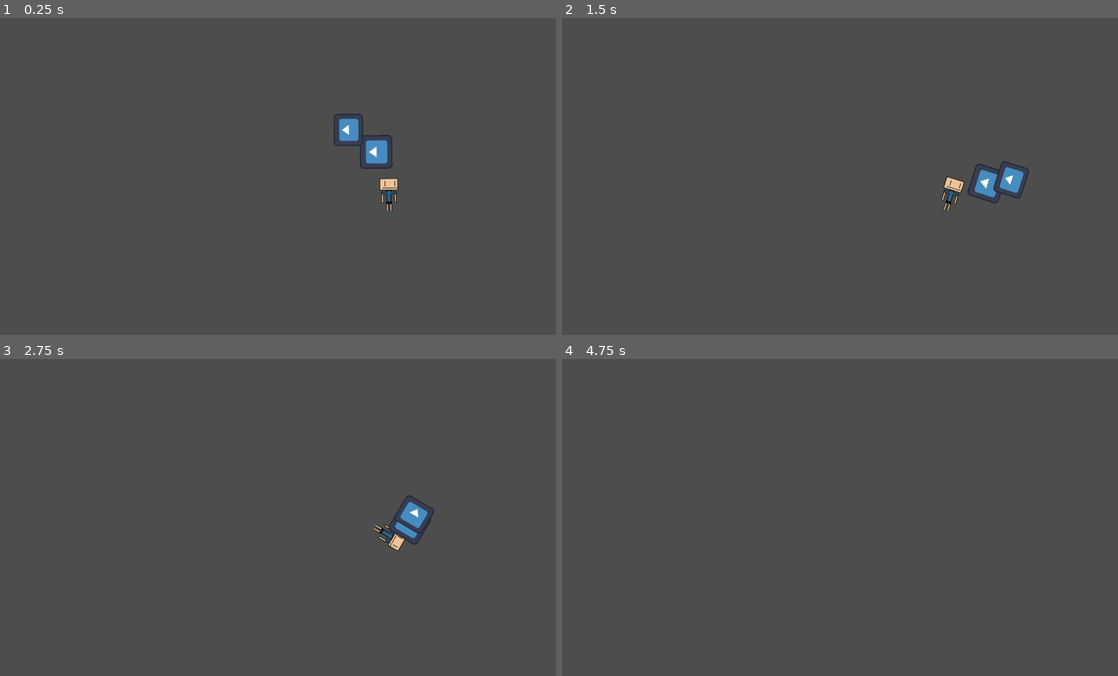
Above: before the commit, frames 1-4 (two rows, left to right).
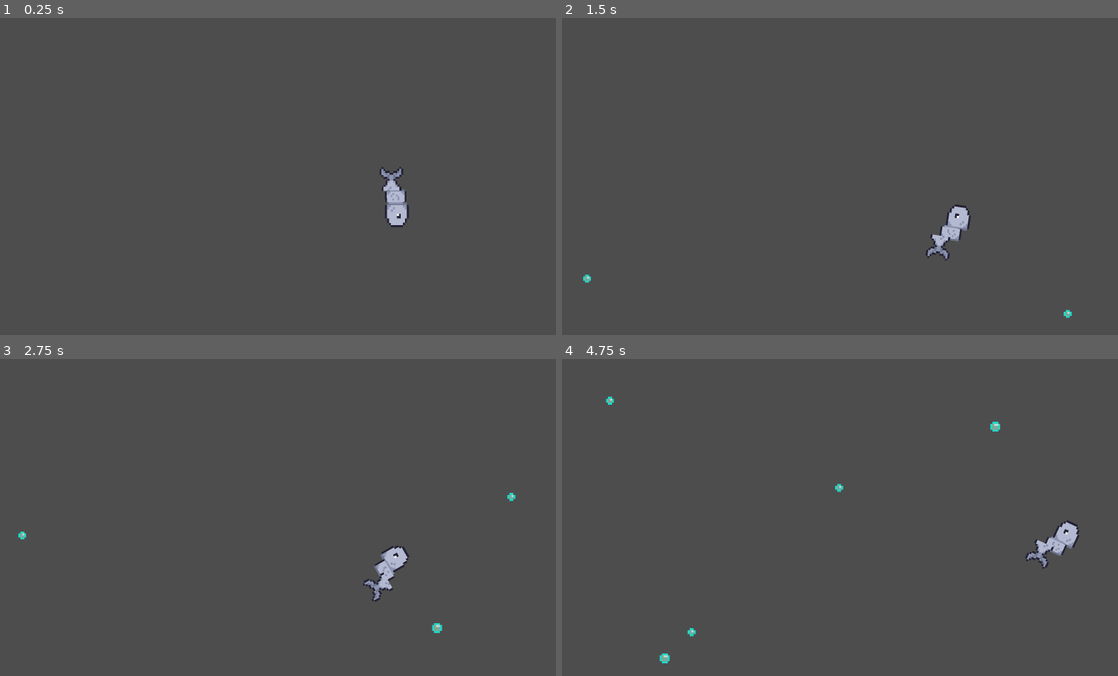
Above: after the commit, the same moments.

Repository: EduKMilke/projetos-aleat-rios
Game: Godot game, scene res://cenas/jogo.tscn
Same seed, same stepped clock (60 frames per second), same inputs: the game is played once before the commit and once after it. Before the commit the project starts from res://cenas/peixe.tscn. The engine's default icon, where the game draws it, is replaced by a stand-in: a white triangle on a blue panel in a dark square.
Inputs (mouse positions are in pixels of both pictures, inside the frame that each line leads up to):
- Up to frame 1 (0.25 s): no input
- Up to frame 2 (1.5 s): move the mouse to (967, 160) at 0.52 s; hold Right (ui_right) 0.53-1.28 s; click (967, 160) at 0.67 s; move the mouse to (728, 192) at 1.27 s; hold Left (ui_left) from 1.28 s (still down); click (728, 192) at 1.42 s
- Up to frame 3 (2.75 s): move the mouse to (339, 447) at 2.02 s; release Left (ui_left) at 2.03 s; hold Right (ui_right) from 2.03 s (still down); click (339, 447) at 2.17 s
- Up to frame 4 (4.75 s): move the mouse to (817, 580) at 2.77 s; release Right (ui_right) at 2.78 s; hold Up (ui_up) 2.78-3.53 s; click (817, 580) at 2.92 s; move the mouse to (1012, 565) at 3.52 s; hold Left (ui_left) from 3.53 s (still down); click (1012, 565) at 3.67 s; move the mouse to (673, 469) at 4.27 s; click (673, 469) at 4.42 s

The runs differ from the first frame. In frame 1, 1.4% of the frame differs, in the area x 60-74%, y 30-66%; in frame 2, 1.5%, in the area x 3-92%, y 45-95%; in frame 3, 1.3%; in frame 4, 0.8%.

Commit message:
atlz jogo do peixe

Diff:
--- a/whey/cenas/jogo.tscn
+++ b/whey/cenas/jogo.tscn
@@ -1,3 +1,11 @@
-[gd_scene format=3 uid="uid://dxba4lcggh5o7"]
+[gd_scene load_steps=3 format=3 uid="uid://dxba4lcggh5o7"]
+
+[ext_resource type="PackedScene" uid="uid://bqcwdol1b2sh4" path="res://obj/peixe.tscn" id="2_2afjo"]
+[ext_resource type="PackedScene" uid="uid://c1tlvj7cngrf7" path="res://obj/gera_bolha.tscn" id="2_32vai"]
 
 [node name="Jogo" type="Node2D"]
+
+[node name="Node2D" parent="." instance=ExtResource("2_2afjo")]
+position = Vector2(4, 11)
+
+[node name="Node2D2" parent="." instance=ExtResource("2_32vai")]
--- /dev/null
+++ b/whey/obj/boia.tscn
@@ -0,0 +1,28 @@
+[gd_scene load_steps=4 format=3 uid="uid://belc0qexoqnex"]
+
+[ext_resource type="Script" uid="uid://c28hn1vjxh83v" path="res://script/bolha.gd" id="2_vnsh1"]
+[ext_resource type="Texture2D" uid="uid://b6w60yind756u" path="res://assets/bolha/bolha1.png" id="3_ebq6l"]
+
+[sub_resource type="CircleShape2D" id="CircleShape2D_qd7x6"]
+radius = 6.0
+
+[node name="CharacterBody2D" type="CharacterBody2D"]
+position = Vector2(201, 93)
+collision_layer = 2
+collision_mask = 2
+script = ExtResource("2_vnsh1")
+
+[node name="Sprite2D" type="Sprite2D" parent="."]
+texture = ExtResource("3_ebq6l")
+
+[node name="Area2D" type="Area2D" parent="."]
+collision_layer = 2
+collision_mask = 2
+
+[node name="CollisionShape2D" type="CollisionShape2D" parent="Area2D"]
+shape = SubResource("CircleShape2D_qd7x6")
+
+[node name="CollisionShape2D" type="CollisionShape2D" parent="."]
+shape = SubResource("CircleShape2D_qd7x6")
+
+[connection signal="input_event" from="Area2D" to="." method="_on_area_2d_input_event"]
--- /dev/null
+++ b/whey/obj/gera_bolha.tscn
@@ -0,0 +1,6 @@
+[gd_scene load_steps=2 format=3 uid="uid://c1tlvj7cngrf7"]
+
+[ext_resource type="Script" uid="uid://6x6atisvhyaw" path="res://script/gera_bolha.gd" id="1_it8ma"]
+
+[node name="Node2D" type="Node2D"]
+script = ExtResource("1_it8ma")
--- a/whey/cenas/peixe.tscn
+++ b/whey/obj/peixe.tscn
@@ -1,9 +1,10 @@
-[gd_scene load_steps=6 format=3 uid="uid://bqcwdol1b2sh4"]
+[gd_scene load_steps=7 format=3 uid="uid://bqcwdol1b2sh4"]
 
-[ext_resource type="Script" uid="uid://dxq0ttts2o60c" path="res://script/peixe.gd" id="1_5gys2"]
-[ext_resource type="Script" uid="uid://drrl1jctso6q6" path="res://script/cabeca.gd" id="1_evbt0"]
-[ext_resource type="Texture2D" uid="uid://cndvsg0ksgikb" path="res://assets/player.png" id="2_5gys2"]
-[ext_resource type="Texture2D" uid="uid://y6s7gnbm20hw" path="res://icon.svg" id="4_b7efc"]
+[ext_resource type="Script" path="res://script/peixe.gd" id="1_5gys2"]
+[ext_resource type="Script" path="res://script/cabeca.gd" id="1_evbt0"]
+[ext_resource type="Texture2D" uid="uid://dt0wv88ne68wc" path="res://assets/pexe/pexe1.png" id="3_c42tw"]
+[ext_resource type="Texture2D" uid="uid://dxt8egl8q6ht0" path="res://assets/pexe/pexe2.png" id="4_2i2fb"]
+[ext_resource type="Texture2D" uid="uid://r1evwwqb1hkj" path="res://assets/pexe/pexe3.png" id="5_f0iud"]
 
 [sub_resource type="RectangleShape2D" id="RectangleShape2D_b7efc"]
 size = Vector2(18, 16)
@@ -13,16 +14,16 @@
 
 [node name="cabeca" type="CharacterBody2D" parent="."]
 position = Vector2(196, 89)
-rotation = -1.579921
+rotation = -1.57992
 script = ExtResource("1_evbt0")
 
 [node name="CollisionShape2D" type="CollisionShape2D" parent="cabeca"]
 shape = SubResource("RectangleShape2D_b7efc")
 
 [node name="Sprite2D" type="Sprite2D" parent="cabeca"]
-rotation = 1.5651722
-scale = Vector2(0.2925597, 0.25928992)
-texture = ExtResource("2_5gys2")
+rotation = 3.14159
+scale = Vector2(1.131, 1)
+texture = ExtResource("3_c42tw")
 
 [node name="meio" type="CharacterBody2D" parent="."]
 position = Vector2(174, 89)
@@ -33,8 +34,9 @@
 shape = SubResource("RectangleShape2D_b7efc")
 
 [node name="Sprite2D" type="Sprite2D" parent="meio"]
-scale = Vector2(0.13225637, 0.12848394)
-texture = ExtResource("4_b7efc")
+rotation = 3.14159
+scale = Vector2(0.9, 0.9)
+texture = ExtResource("4_2i2fb")
 
 [node name="fim" type="CharacterBody2D" parent="."]
 position = Vector2(152, 89)
@@ -42,8 +44,9 @@
 collision_mask = 2
 
 [node name="CollisionShape2D" type="CollisionShape2D" parent="fim"]
+position = Vector2(-8, 1)
 shape = SubResource("RectangleShape2D_b7efc")
 
 [node name="Sprite2D" type="Sprite2D" parent="fim"]
-scale = Vector2(0.12633274, 0.11494829)
-texture = ExtResource("4_b7efc")
+rotation = 3.14159
+texture = ExtResource("5_f0iud")
--- a/whey/project.godot
+++ b/whey/project.godot
@@ -11,7 +11,7 @@
 [application]
 
 config/name="whey"
-run/main_scene="uid://bqcwdol1b2sh4"
+run/main_scene="uid://dxba4lcggh5o7"
 config/features=PackedStringArray("4.5", "Forward Plus")
 config/icon="res://icon.svg"
 
@@ -19,15 +19,20 @@
 
 window/size/viewport_width=500
 window/size/viewport_height=200
-window/size/borderless=true
+window/size/transparent=true
 window/size/window_width_override=1152
 window/size/window_height_override=648
 window/stretch/scale=4.05
+window/per_pixel_transparency/allowed=true
 
 [input]
 
-E={
+L={
 "deadzone": 0.2,
-"events": [Object(InputEventKey,"resource_local_to_scene":fa …(140 unchanged characters)… d":false,"keycode":0,"physical_keycode":69,"key_label":0,"unicode":101,"location":0,"echo":false,"script":null)
+"events": [Object(InputEventKey,"resource_local_to_scene":fa …(140 unchanged characters)… d":false,"keycode":0,"physical_keycode":76,"key_label":0,"unicode":108,"location":0,"echo":false,"script":null)
 ]
 }
+
+[rendering]
+
+textures/canvas_textures/default_texture_filter=0
--- /dev/null
+++ b/whey/script/bolha.gd
@@ -0,0 +1,33 @@
+extends CharacterBody2D
+const bolhas = [
+	"res://assets/bolha/bolha1.png",
+	"res://assets/bolha/bolha2.png",
+	"res://assets/bolha/bolha3.png",
+	"res://assets/bolha/bolha4.png"
+]
+var spr_b=null
+var a=0
+@onready var spr=$Sprite2D
+var vel_b=0
+var lat_b=0
+var dis_b=0
+func _ready() -> void:
+	randomize()
+	var _num_b=bolhas[int(randf_range(0,3))]
+	spr_b=load(_num_b)
+	spr.texture =spr_b
+	vel_b=randf_range(0.3,1.5)
+	lat_b=randf_range(0.2,0.8)
+	dis_b=randf_range(0.01,0.08)
+
+func _physics_process(_delta: float) -> void:
+
+	position.y-=vel_b
+	position.x= position.x+sin(a*dis_b)*lat_b
+	a-=1
+
+
+
+func _on_area_2d_input_event(_viewport: Node, event: InputEvent, _shape_idx: int) -> void:
+	if event is InputEventMouseButton:
+		queue_free()
--- a/whey/script/cabeca.gd
+++ b/whey/script/cabeca.gd
@@ -1,8 +1,9 @@
 extends CharacterBody2D
 
 
-const SPEED = 300.0
+const SPEED = 75.0
 const JUMP_VELOCITY = -400.0
+const rota = 0.1
 
 func _physics_process(_delta: float) -> void:
 	var input := int(Input.is_action_pressed("ui_up"))
@@ -13,7 +14,7 @@
 		velocity = velocity.move_toward(Vector2.ZERO, SPEED)
 
 	if Input.is_action_pressed("ui_right"):
-		rotation += 0.2
+		rotation += rota
 	if Input.is_action_pressed("ui_left"):
-		rotation -= 0.2
+		rotation -= rota
 	move_and_slide()
--- /dev/null
+++ b/whey/script/gera_bolha.gd
@@ -0,0 +1,22 @@
+extends Node2D
+
+@onready var bolha = preload("res://obj/boia.tscn")
+var l_tela = 0
+var local = 0
+var tempo = 0
+var al_tela = 0
+
+func _ready() -> void:
+	l_tela = get_viewport_rect().size.x
+	al_tela = get_viewport_rect().size.y
+	randomize()
+	gerando()
+func gerando() -> void:
+	while true:
+		local = randf_range(10, l_tela - 10)
+		tempo = randf_range(0.5, 1)
+		await get_tree().create_timer(tempo).timeout
+		var bolha_i = bolha.instantiate()
+		add_child(bolha_i)
+		bolha_i.position.x = local
+		bolha_i.position.y = al_tela
--- a/whey/script/peixe.gd
+++ b/whey/script/peixe.gd
@@ -4,13 +4,14 @@
 @onready var meio = $meio
 @onready var fim = $fim
 
-const dist := 30.0
+const dist := 10.0
+const desloc = 0.225
 
 func _process(_delta: float) -> void:
 
 	var loc = Vector2(dist, 0).rotated(cab.rotation)
-	meio.position = lerp(meio.position,cab.position + loc,0.08)
+	meio.position = lerp(meio.position,cab.position + loc,desloc)
 	meio.rotation = cab.rotation
 	var loc2 = Vector2(dist, 0).rotated(meio.rotation)
-	fim.position = lerp(fim.position,meio.position + loc2,0.08)
+	fim.position = lerp(fim.position,meio.position + loc2,desloc)
 	fim.rotation = meio.rotation
Binary file added: whey/assets/bolha/bolha1.png
Not shown, added: whey/assets/bolha/bolha1.png.import
Binary file added: whey/assets/bolha/bolha2.png
Not shown, added: whey/assets/bolha/bolha2.png.import
Binary file added: whey/assets/bolha/bolha3.png
Not shown, added: whey/assets/bolha/bolha3.png.import
Binary file added: whey/assets/bolha/bolha4.png
Not shown, changed: whey/assets/bolha/bolha4.png.import
Binary file added: whey/assets/pexe/pexe1.png
Not shown, added: whey/assets/pexe/pexe1.png.import
Binary file added: whey/assets/pexe/pexe2.png
Not shown, added: whey/assets/pexe/pexe2.png.import
(and 5 more such lines)
